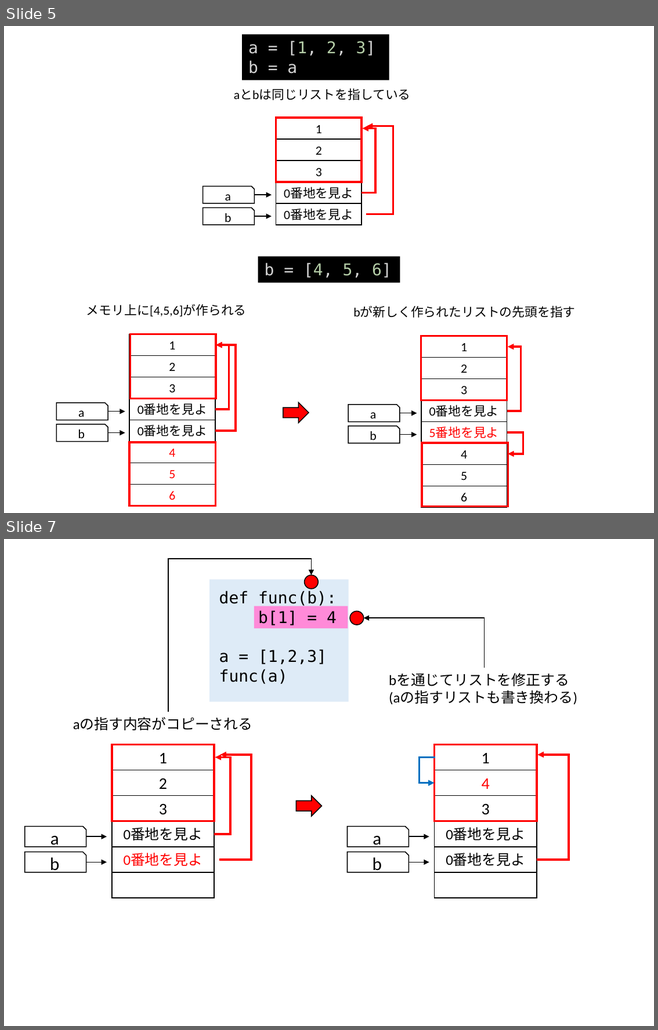
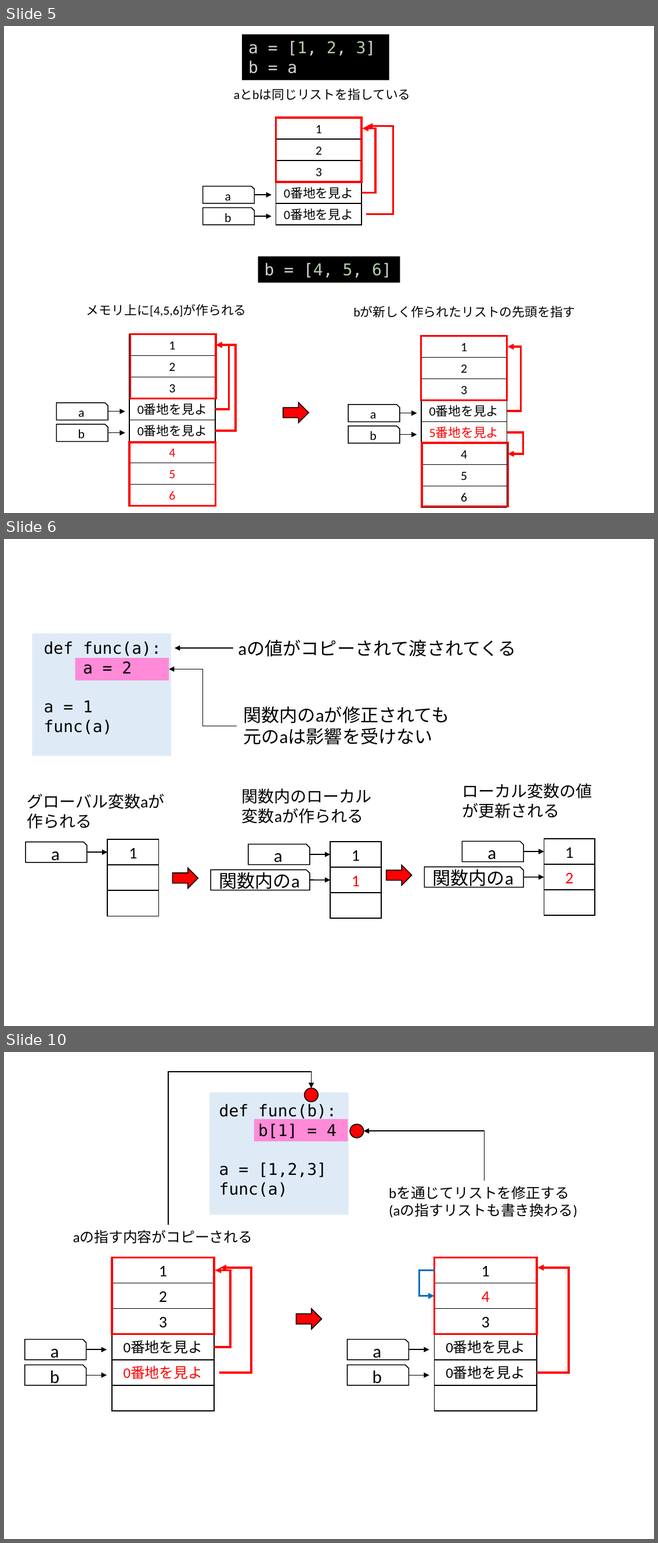
Before and after one commit to kaityo256/python_zero, a slide deck: list/fig/fig.pptx. Shown one above the other, each under a label of ours: slides 5 and 7 before the commit, slides 5, 6 and 10 after it; the slides between them are not shown. The pictures are 658x1030 and 658x1543 pixels, drawn with LibreOffice and Linux fonts; fonts in the diff are those of the drawing. Boxes give left, top, right and bottom in pixels: in the first picture for what was removed or moved away, otherwise in the second. Text is boxed around its words. In the diff, an @@ line names an element or a change of style, - is before the commit and + after.

```diff
--- a/list/fig/fig.pptx
+++ b/list/fig/fig.pptx
@@ slide 6 added at (4, 539, 654, 1026), background #FFFFFF @@
@@ rectangle added at (32, 633, 171, 755), fill #DEEBF7 @@
@@ text added at (44, 641, 161, 734), 18 pt, text #000000 @@
+def func(a):
+a = 2
+a = 1
+func(a)
@@ text added at (238, 640, 516, 657), 20 pt, text #000000 @@
+aの値がコピーされて渡されてくる
@@ rectangle added at (75, 658, 168, 681), fill #FF8AD8 @@
@@ arrow added from (233, 648) to (175, 648), #000000 1 pt @@
@@ elbow arrow added from (237, 726) to (169, 669), #000000 0.5 pt @@
@@ text added at (243, 706, 449, 745), 20 pt, text #000000 @@
+関数内のaが修正されても
+元のaは影響を受けない
@@ text added at (27, 794, 164, 809), 18 pt, text #000000 @@
+グローバル変数aが作られる
@@ text added at (242, 788, 372, 824), 18 pt, text #000000 @@
+関数内のローカル変数aが作られる
@@ text added at (462, 783, 592, 819), 18 pt, text #000000 @@
+ローカル変数の値が更新される
@@ snip rect added at (25, 842, 86, 863), fill #FFFFFF, outline #000000 1 pt, 20 pt, text #000000 @@
+a
@@ rectangle added at (107, 840, 159, 865), fill #FFFFFF, outline #000000 1 pt, 18 pt, text #000000 @@
+1
@@ snip rect added at (248, 844, 309, 864), fill #FFFFFF, outline #000000 1 pt, 20 pt, text #000000 @@
+a
@@ rectangle added at (330, 842, 381, 867), fill #FFFFFF, outline #000000 1 pt, 18 pt, text #000000 @@
+1
@@ snip rect added at (462, 842, 523, 862), fill #FFFFFF, outline #000000 1 pt, 20 pt, text #000000 @@
+a
@@ arrow added from (523, 852) to (544, 852), #000000 1 pt @@
@@ rectangle added at (544, 839, 594, 864), fill #FFFFFF, outline #000000 1 pt, 18 pt, text #000000 @@
+1
@@ arrow added from (87, 852) to (107, 852), #000000 1 pt @@
@@ rectangle added at (107, 865, 159, 890), fill #FFFFFF, outline #000000 1 pt @@
@@ right arrow added at (172, 868, 198, 888), fill #FF0000, outline #000000 1 pt @@
@@ arrow added from (309, 855) to (330, 855), #000000 1 pt @@
@@ rectangle added at (330, 867, 381, 892), fill #FFFFFF, outline #000000 1 pt, 18 pt, text #FF0000 @@
+1
@@ right arrow added at (386, 865, 411, 885), fill #FF0000, outline #000000 1 pt @@
@@ snip rect added at (424, 867, 523, 887), fill #FFFFFF, outline #000000 1 pt, 20 pt, text #000000 @@
+関数内のa
@@ rectangle added at (544, 864, 594, 890), fill #FFFFFF, outline #000000 1 pt, 18 pt, text #FF0000 @@
+2
@@ snip rect added at (210, 870, 309, 890), fill #FFFFFF, outline #000000 1 pt, 20 pt, text #000000 @@
+関数内のa
@@ arrow added from (309, 880) to (330, 880), #000000 1 pt @@
@@ arrow added from (523, 878) to (544, 878), #000000 1 pt @@
@@ rectangle added at (107, 890, 159, 916), fill #FFFFFF, outline #000000 1 pt @@
@@ rectangle added at (330, 893, 381, 918), fill #FFFFFF, outline #000000 1 pt @@
@@ rectangle added at (544, 890, 594, 915), fill #FFFFFF, outline #000000 1 pt @@
@@ what was slide 7 is now slide 10 @@
```
Also in this commit, not shown: 1 slide changed, 2 other slides added, 4 other files.
